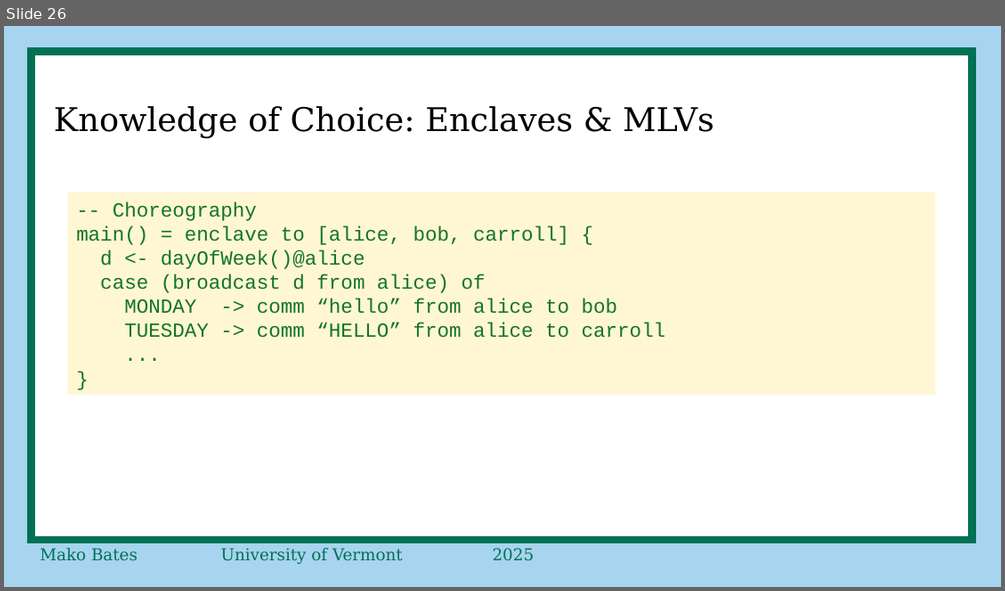
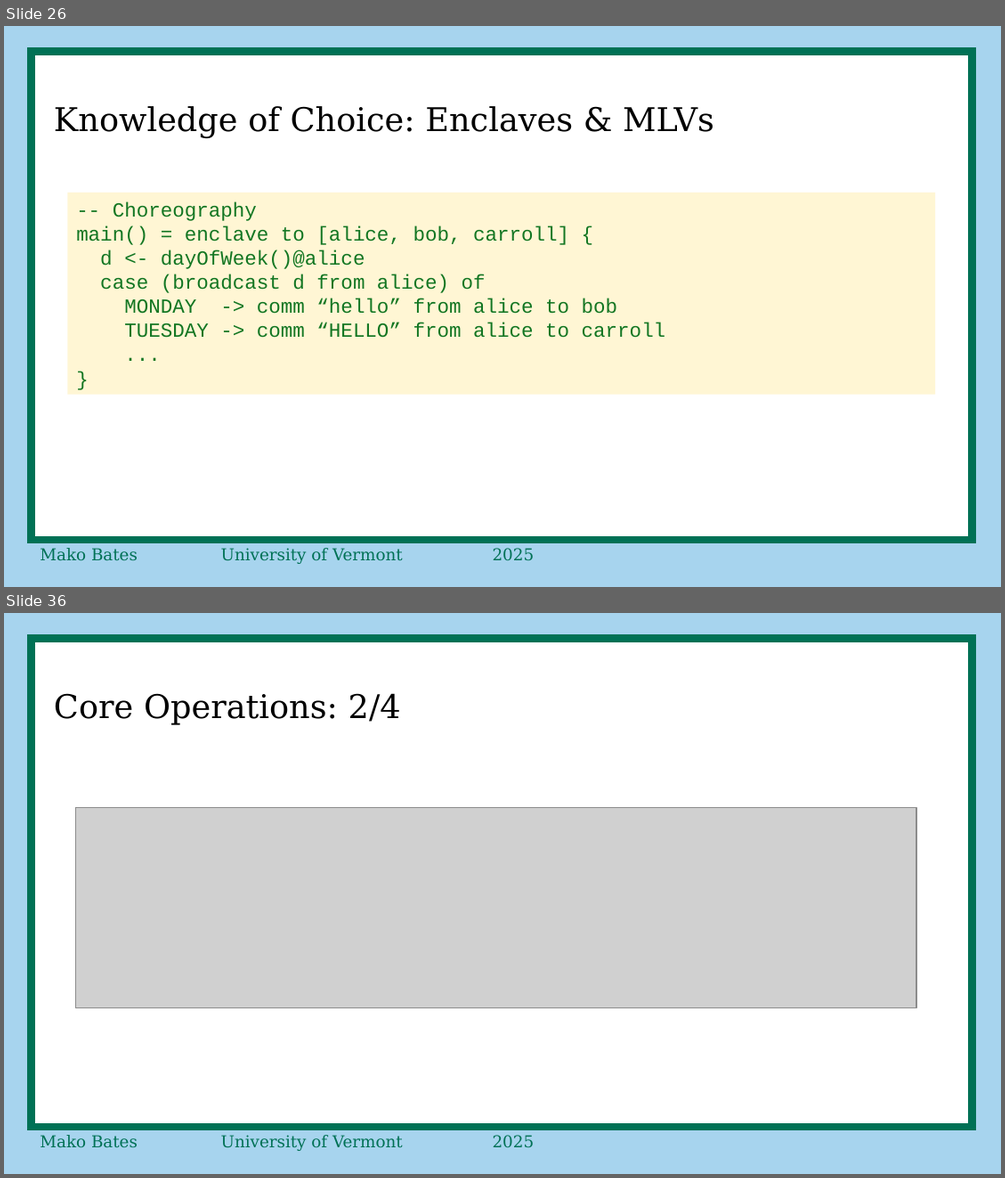
Before and after one commit to ShapeOfMatter/thesis_CP_UVM, a slide deck: proposal defense.odp. Shown one above the other, each under a label of ours: slide 26 before the commit, slides 26 and 36 after it; the slides between them are not shown. The pictures are 1005x591 and 1005x1178 pixels, drawn with LibreOffice and Linux fonts; fonts in the diff are those of the drawing; grey boxes stand for pictures. Boxes give left, top, right and bottom in pixels: in the first picture for what was removed or moved away, otherwise in the second. Text is boxed around its words. In the diff, an @@ line names an element or a change of style, - is before the commit and + after.

```diff
--- a/proposal defense.odp
+++ b/proposal defense.odp
@@ slide 36 added at bbox=[4, 613, 1001, 1174], background #A7D4EE; not listed: 2 template elements that a slide beside it also shows @@
@@ title added at bbox=[54, 693, 401, 725], 26 pt, text #000000 @@
+Core Operations: 2/4
@@ picture added at bbox=[76, 808, 916, 1007] @@
```
Also in this commit, not shown: 1 slide changed, 21 other slides added, 28 slides removed.
